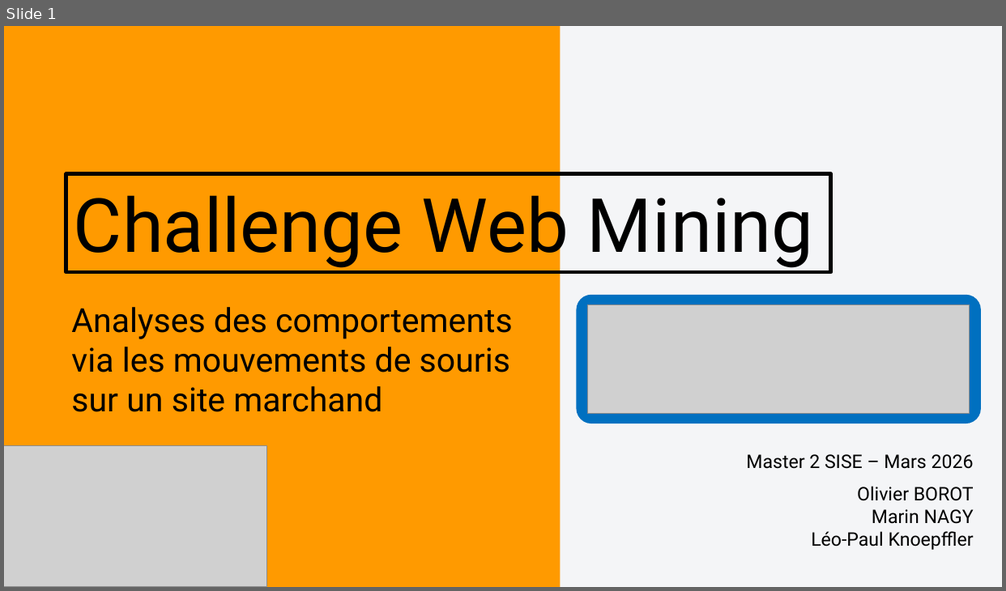
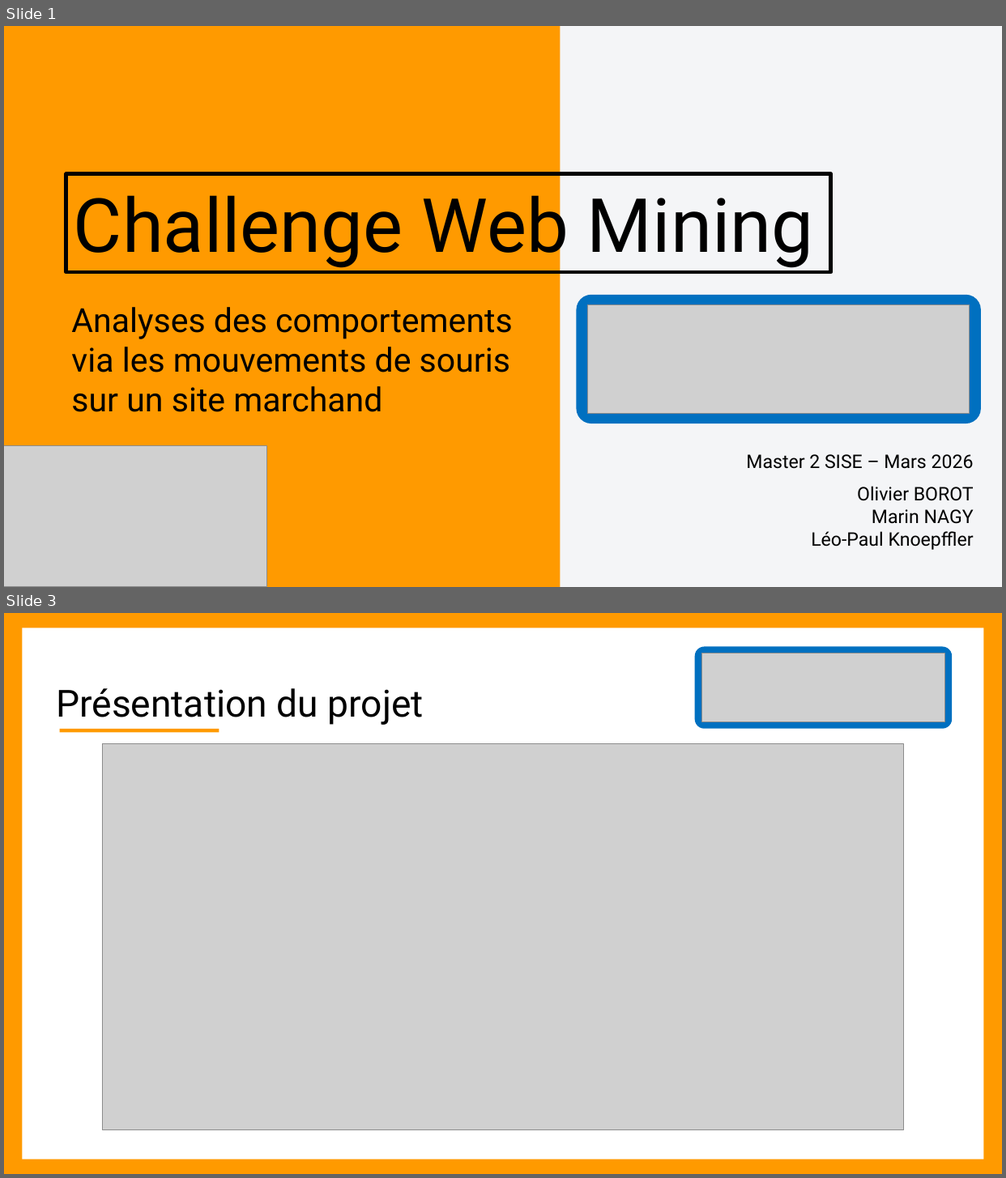
Before and after one commit to OlivierBOROT/SISE-Challenge-WebMining, a slide deck: Présentation_orale.pptx. Shown one above the other, each under a label of ours: slide 1 before the commit, slides 1 and 3 after it; the slides between them are not shown. The pictures are 1006x591 and 1006x1178 pixels, drawn with LibreOffice and Linux fonts; fonts in the diff are those of the drawing; grey boxes stand for pictures. Boxes give left, top, right and bottom in pixels: in the first picture for what was removed or moved away, otherwise in the second. Text is boxed around its words. In the diff, an @@ line names an element or a change of style, - is before the commit and + after.

```diff
--- a/Présentation_orale.pptx
+++ b/Présentation_orale.pptx
@@ slide 3 added at bbox=[4, 613, 1002, 1174], background #F4F5F7 @@
@@ rectangle added at bbox=[4, 613, 1002, 1174], fill #FF9A00 @@
@@ rectangle added at bbox=[22, 628, 984, 1160], fill #FFFFFF @@
@@ rounded rectangle added at bbox=[695, 647, 953, 729], fill #0070C0 @@
@@ picture added at bbox=[702, 653, 945, 722] @@
@@ text added at bbox=[56, 688, 424, 725], 36 pt, text #000000 @@
+Présentation du projet
@@ rectangle added at bbox=[59, 729, 219, 733], fill #FF9A00 @@
@@ picture added at bbox=[103, 743, 904, 1130] @@
```
Also in this commit, not shown: 10 other slides added, 6 slides removed.
